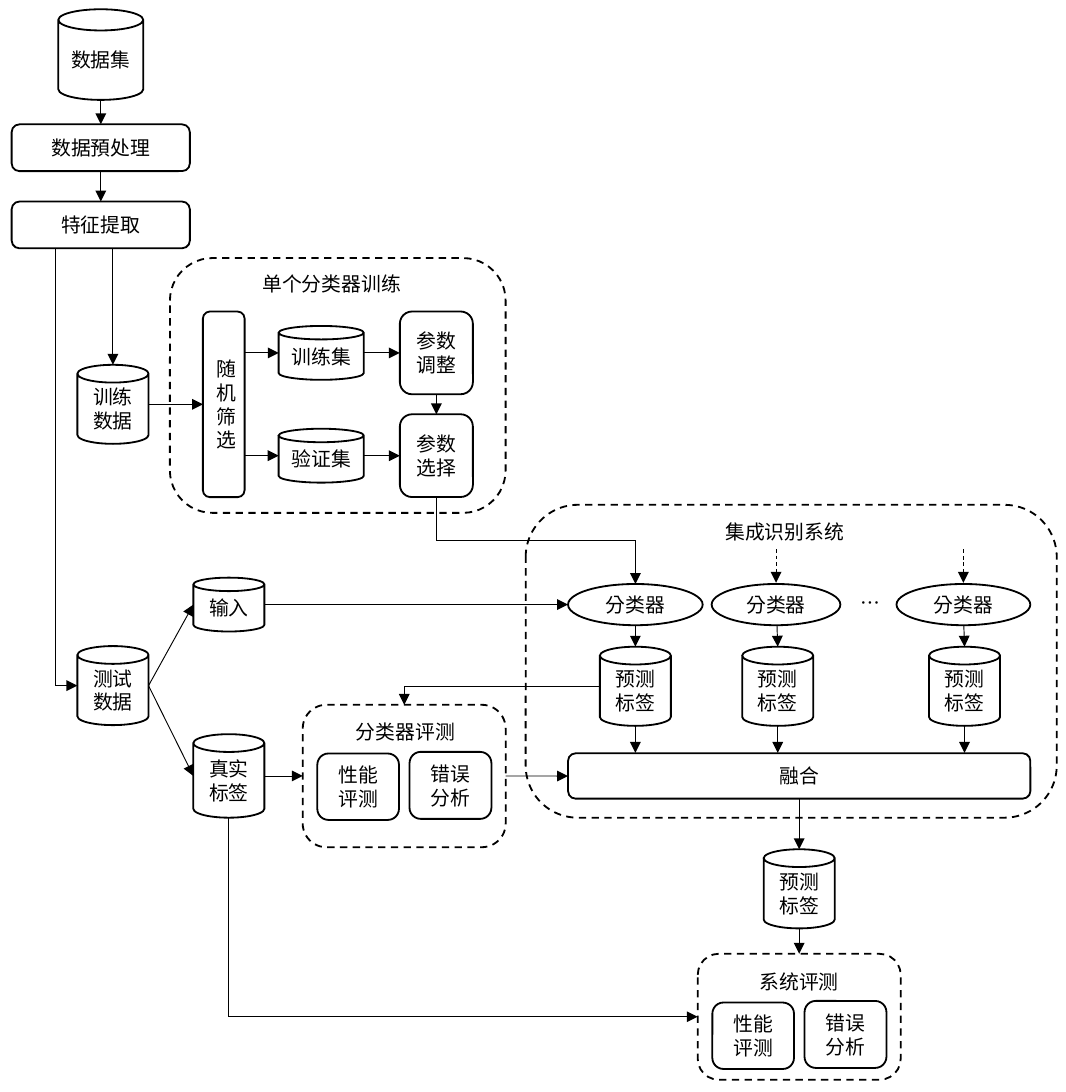
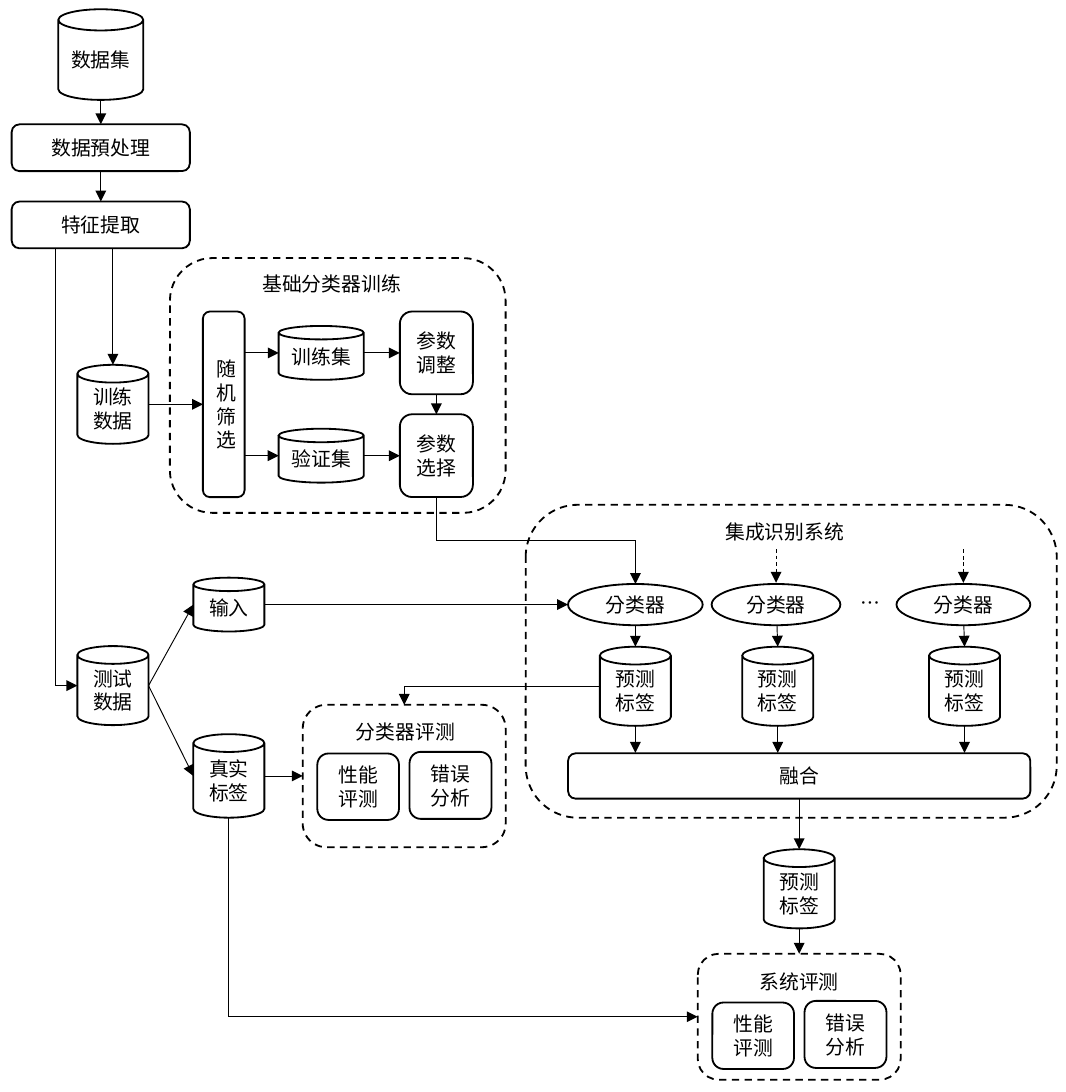
Before and after one commit to liangxh/grad2019, a slide deck: slide 1 of img/framework.pptx. Drawn at 1066x1092 pixels with LibreOffice and Linux fonts; fonts in the diff are those of the drawing. Boxes give left, top, right and bottom in pixels: in the first picture for what was removed or moved away, otherwise in the second. Text is boxed around its words. In the diff, an @@ line names an element or a change of style, - is before the commit and + after.

```diff
--- a/img/framework.pptx
+++ b/img/framework.pptx
@@ text at bbox=[262, 274, 401, 293]: text changed @@
-单个分类器训练
+基础分类器训练
@@ arrow removed from (506, 775) to (568, 777) @@
```
Also in this commit, not shown: 4 other files.
